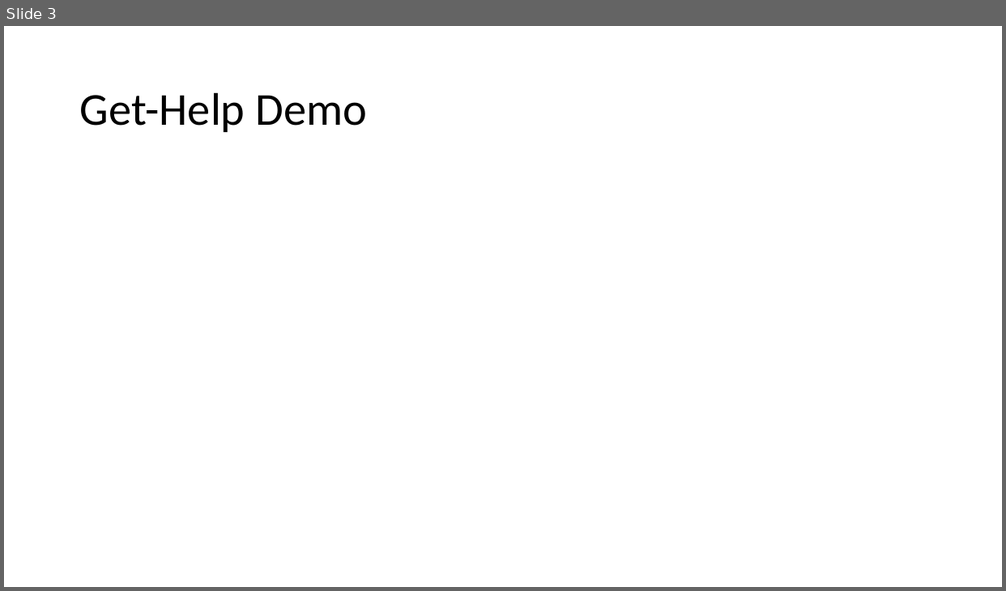
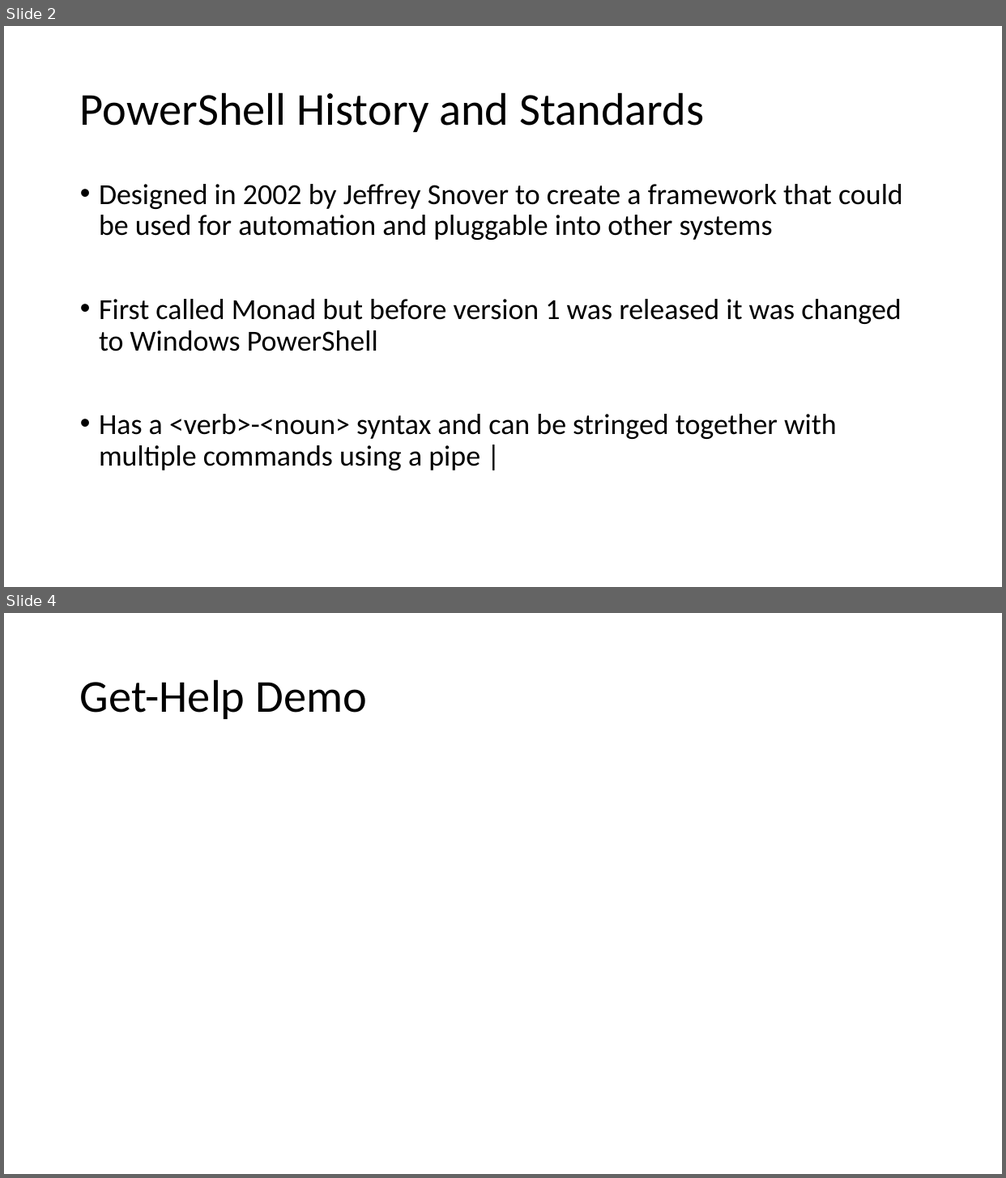
Before and after one commit to ergo3114/Fundamentals1, a slide deck: PowerShell Fundamentals 1.pptx. Shown one above the other, each under a label of ours: slide 3 before the commit, slides 2 and 4 after it; the slides between them are not shown. The pictures are 1006x591 and 1006x1178 pixels, drawn with LibreOffice and Linux fonts; fonts in the diff are those of the drawing. Boxes give left, top, right and bottom in pixels: in the first picture for what was removed or moved away, otherwise in the second. Text is boxed around its words. In the diff, an @@ line names an element or a change of style, - is before the commit and + after.

Commit message:
Updated powerpoint with Get-Command

```diff
--- a/PowerShell Fundamentals 1.pptx
+++ b/PowerShell Fundamentals 1.pptx
@@ slide 2 added at (4, 26, 1002, 587), background #FFFFFF @@
@@ title added at (80, 92, 704, 132), 44 pt, text #000000 @@
+PowerShell History and Standards
@@ text added at (99, 184, 903, 471), 28 pt, text #000000 @@
+• Designed in 2002 by Jeffrey Snover to create a framework that could be used for automation and pluggable into other systems
+• First called Monad but before version 1 was released it was changed to Windows PowerShell
+• Has a <verb>-<noun> syntax and can be stringed together with multiple commands using a pipe |
@@ what was slide 3 is now slide 4 @@
```
Also in this commit, not shown: 2 slides changed, 3 other slides added.
